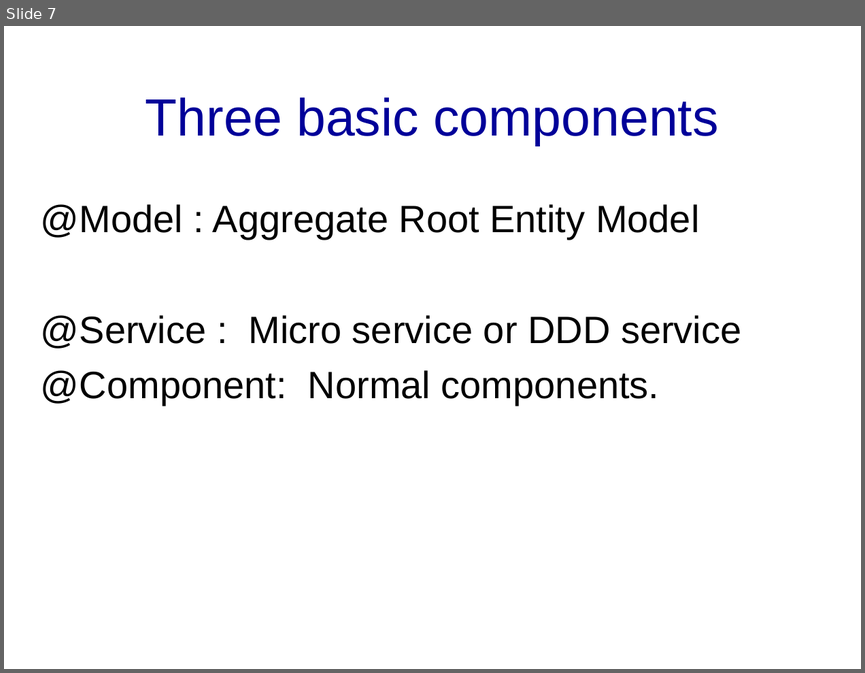
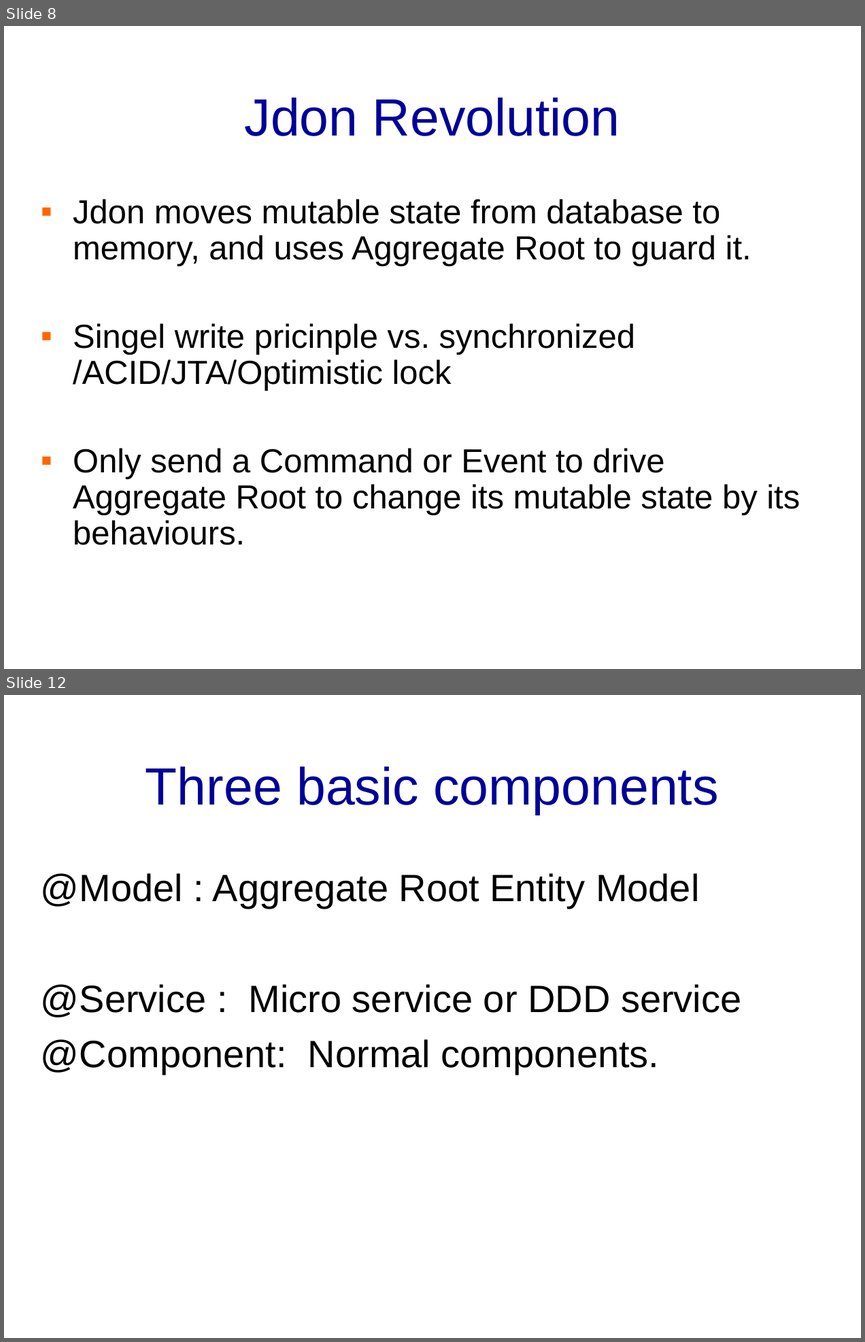
Before and after one commit to banq/banq.github.io, a slide deck: JdonFramework.ppt. Shown one above the other, each under a label of ours: slide 7 before the commit, slides 8 and 12 after it; the slides between them are not shown. The pictures are 865x673 and 865x1342 pixels, drawn with LibreOffice and Linux fonts; fonts in the diff are those of the drawing; background and template pictures are left out. Boxes give left, top, right and bottom in pixels: in the first picture for what was removed or moved away, otherwise in the second. Text is boxed around its words. In the diff, an @@ line names an element or a change of style, - is before the commit and + after.

```diff
--- a/JdonFramework.ppt
+++ b/JdonFramework.ppt
@@ slide 8 added at <box>4,26,861,669</box>, background picture (left out) @@
@@ title added at <box>245,97,620,136</box>, 44 pt, text #000099 @@
+Jdon Revolution
@@ text added at <box>73,199,800,545</box>, 28 pt, text #000000 @@
+▪ Jdon moves mutable state from database to memory, and uses Aggregate Root to guard it.
+▪ Singel write pricinple vs. synchronized /ACID/JTA/Optimistic lock
+▪ Only send a Command or Event to drive Aggregate Root to change its mutable state by its behaviours.
@@ what was slide 7 is now slide 12 @@
```
Also in this commit, not shown: 1 slide changed, 5 other slides added, 1 slide removed, 1 other file.
